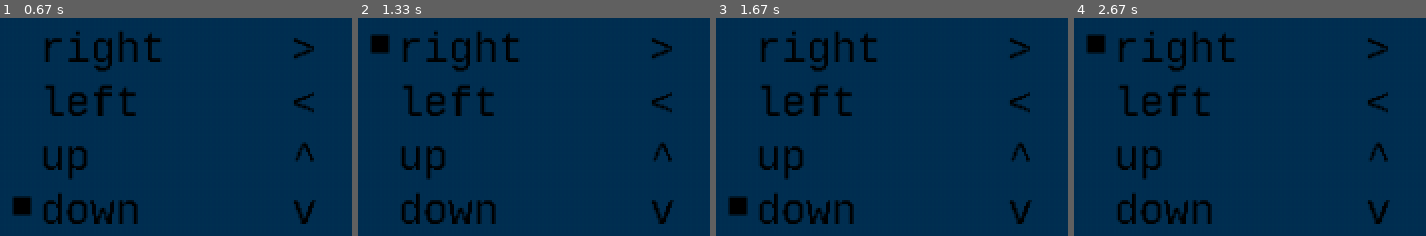
Above: before the commit, frames 1-4 (left to right).
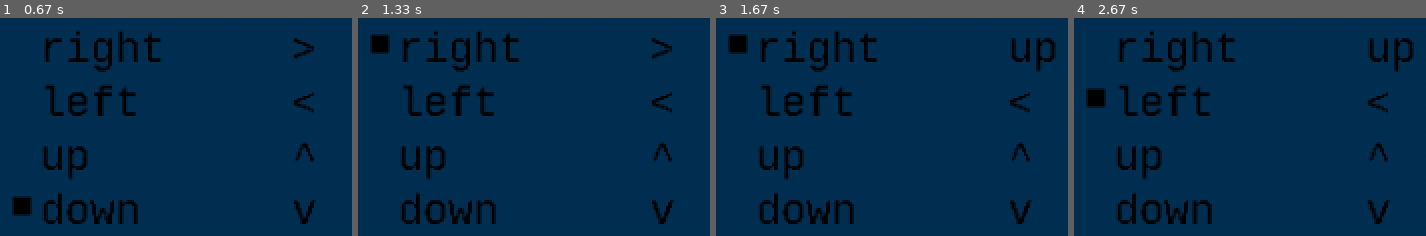
Above: after the commit, the same moments.

Repository: PavelAltynnikov/pygame-controls
Game: pygame game, started from main.py
Two runs of this game, one before a commit and one after it. Both use one fixed random seed, a clock stepped at 60 frames per second and the inputs below.
Inputs:
- Up to frame 1 (0.67 s): hold Up from 0.33 s (still down)
- Up to frame 2 (1.33 s): release Up at 0.8 s; hold Down 0.83-1.13 s; tap Enter at 1.17 s
- Up to frame 3 (1.67 s): hold Up from 1.5 s (still down)
- Up to frame 4 (2.67 s): release Up at 1.87 s; hold Down 1.9-2.27 s; hold Up 2.3-2.6 s; hold Down from 2.63 s (still down)

Frames 1-2 are identical in both runs. In frame 3, 1.8% of the frame differs, in the area x 3-97%, y 7-91%; in frame 4, 1.8%.

Commit message:
union two event handler methods by one

Diff:
--- a/main.py
+++ b/main.py
@@ -190,24 +190,28 @@
         for control in self._controls:
             control.draw(self._screen)
 
-    def _change_active_setting(self, events):
+    def _event_handler(self, events):
         for event in events:
-            if event.type == pygame.KEYDOWN:
-                if event.key == pygame.K_DOWN:
-                    self._selected_item_index += 1
-                    if self._selected_item_index >= len(self._controls):
-                        self._selected_item_index = 0
-                elif event.key == pygame.K_UP:
-                    self._selected_item_index -= 1
-                    if self._selected_item_index < 0:
-                        self._selected_item_index = len(self._controls) - 1
+            self._change_active_setting(event)
+            self._change_key_value(event)
+
+    def _change_active_setting(self, event):
+        if event.type == pygame.KEYDOWN:
+            if event.key == pygame.K_DOWN:
+                self._selected_item_index += 1
+                if self._selected_item_index >= len(self._controls):
+                    self._selected_item_index = 0
+            elif event.key == pygame.K_UP:
+                self._selected_item_index -= 1
+                if self._selected_item_index < 0:
+                    self._selected_item_index = len(self._controls) - 1
+            else:
+                return
+            for i, setting in enumerate(self._controls):
+                if i == self._selected_item_index:
+                    setting.activate(True)
                 else:
-                    return
-                for i, setting in enumerate(self._controls):
-                    if i == self._selected_item_index:
-                        setting.activate(True)
-                    else:
-                        setting.activate(False)
+                    setting.activate(False)
 
     def _change_key_value(self, event):
         if event.type != pygame.KEYDOWN:
@@ -233,7 +237,7 @@
         while self._is_showing:
             events = pygame.event.get()
             self._quit_if_user_wants_to_close_window(events)
-            self._change_active_setting(events)
+            self._event_handler(events)
 
             self._screen.fill(blue_color)
             self._draw()
